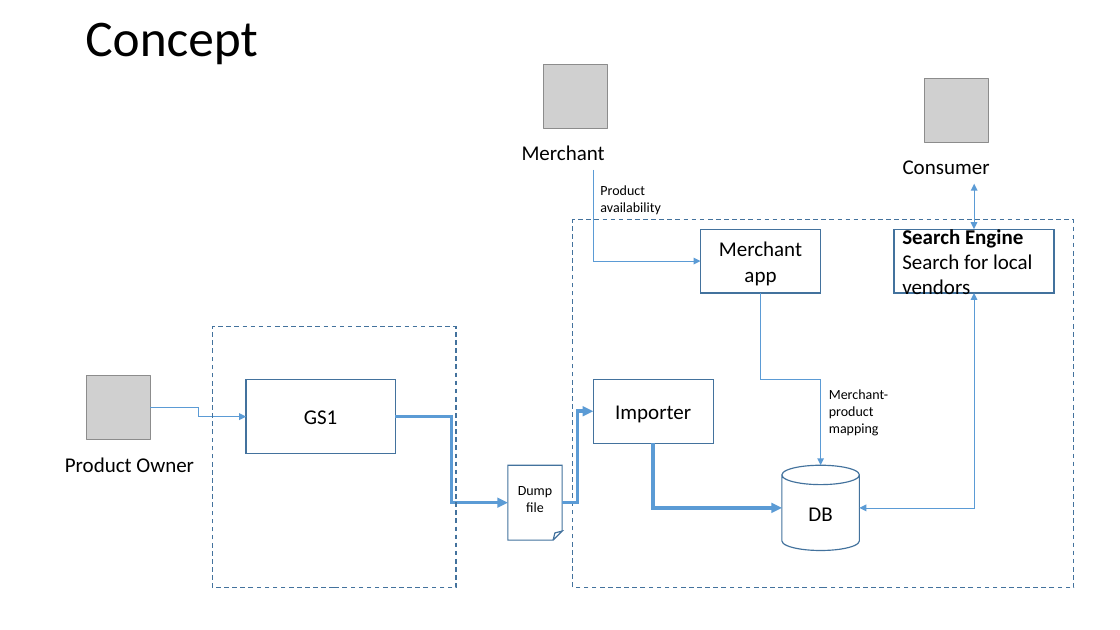
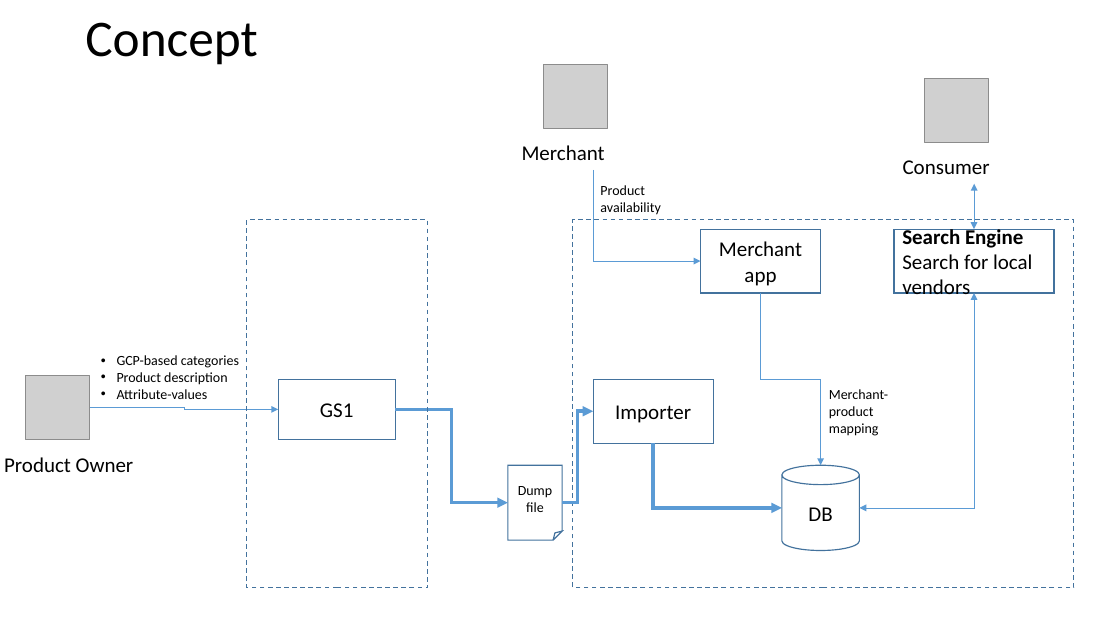
Before and after one commit to yashgt/eposro, a slide deck: slide 2 of docs/concept.pptx. Drawn at 1120x630 pixels with LibreOffice and Linux fonts; fonts in the diff are those of the drawing; grey boxes stand for pictures. Boxes give left, top, right and bottom in pixels: in the first picture for what was removed or moved away, otherwise in the second. Text is boxed around its words. In the diff, an @@ line names an element or a change of style, - is before the commit and + after.

```diff
--- a/docs/concept.pptx
+++ b/docs/concept.pptx
@@ rectangle: place and size @@
-rectangle at box(213, 327, 456, 588)
+rectangle at box(247, 220, 429, 588)
@@ text added at box(117, 355, 239, 399), 12 pt, text #000000 @@
+• GCP-based categories
+• Product description
+• Attribute-values
@@ picture: place and size @@
-picture at box(87, 376, 150, 439)
+picture at box(26, 376, 90, 439)
@@ rectangle "GS1": place and size @@
-rectangle "GS1" at box(246, 380, 395, 455)
+rectangle "GS1" at box(278, 380, 395, 440)
@@ elbow arrow moved from (150, 408) - (246, 417) to (90, 408) - (278, 409) @@
@@ elbow arrow moved from (395, 417) - (508, 502) to (395, 409) - (508, 502) @@
@@ text "Product Owner": place and size @@
-text "Product Owner" at box(65, 457, 194, 472)
+text "Product Owner" at box(4, 457, 134, 472)
```
Also in this commit, not shown: 4 other files.
